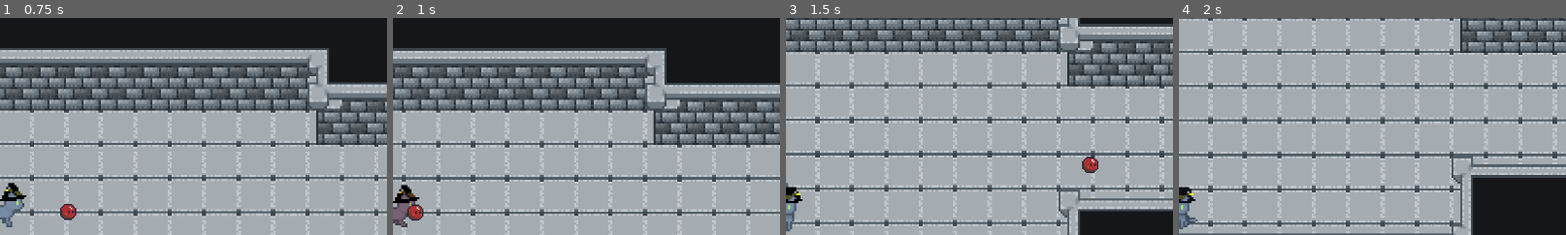
Above: before the commit, frames 1-4 (left to right).
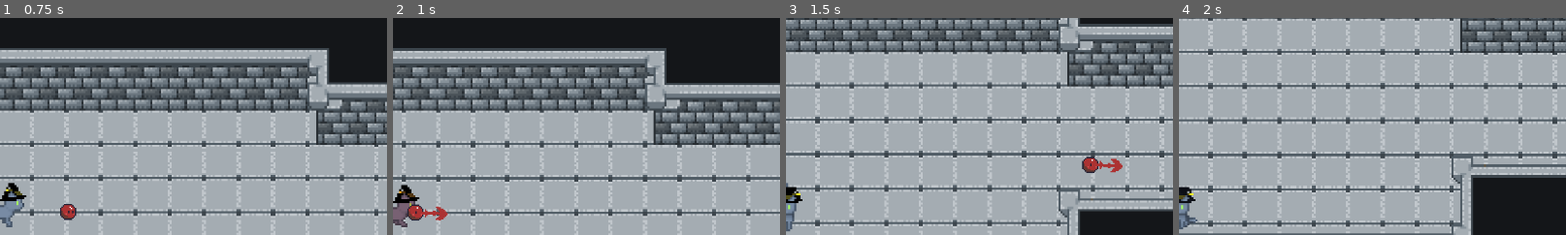
Above: after the commit, the same moments.

Repository: pablocoop/CC5408-Proyecto
Game: Godot game, scene res://scenes/level_1.tscn
The game is run twice, just before and just after one commit, with the same random seed, the same clock (stepped at 60 frames per second) and the same inputs. This scene is started directly instead of the project's main scene.
Inputs (mouse positions are % of the whole screen's width and height, from its top left):
- Up to frame 1 (0.75 s): move the mouse to (72, 45) at 0.52 s; hold D (move_right) from 0.53 s (still down); tap Space (attack) at 0.6 s
- Up to frame 2 (1 s): keep holding D (move_right)
- Up to frame 3 (1.5 s): move the mouse to (30, 55) at 1.27 s; release D (move_right) at 1.28 s; hold S (move_down) from 1.28 s (still down); right-click (30, 55) at 1.35 s
- Up to frame 4 (2 s): keep holding S (move_down)
The pictures show only the part of the screen within x 50-100%, y 6-55%; the shares and areas given below are measured in that part.

Frame 1 is identical in both runs. In frame 2, 0.2% of the frame differs, in the area x 6-15%, y 86-94%; in frame 3, 0.2%, in the area x 79-87%, y 64-72%; in frame 4, nothing differs.

Commit message:
feat: Add visual hit indicator to ball on damage
Introduces the _show_hit_indicator function to display a directional arrow when the ball is hit or takes damage, providing visual feedback for the direction of impact.

Diff:
--- a/scenes/ball.gd
+++ b/scenes/ball.gd
@@ -72,29 +72,43 @@
 	print("¡La pelota fue golpeada en posición ", target_position, "!")
 	var direction = global_position - target_position
 	_launch_ball(direction) ##### OPCIONAL
+	_show_hit_indicator(direction)
 
 
 # 3) Cuando te llaman con un vector de dirección:
 func take_damage(damage: float, from_direction: Vector2) -> void:
 	print("¡La pelota recibió daño con dirección ", from_direction, "!")
 	_launch_ball(from_direction)
+	_show_hit_indicator(from_direction)
 
 	# Calcular la distancia de offset teniendo en cuenta el scale aplicado
+	#var offset_distance := arrow_sprite.texture.get_width() * 0.5 * arrow_sprite.scale.x
+	#var offset := from_direction.normalized() * offset_distance
+#
+	#
+	## Posicionar la flecha desde el centro de la pelota
+	#indicator.position = Vector2.ZERO
+	#arrow_sprite.position = offset
+	#arrow_sprite.rotation = from_direction.angle()
+	#arrow_sprite.visible = true
+	#arrow_sprite.z_index = 10
+	#
+	## Mostrar flecha solo por feedback visual
+	#if from_direction.length() > 0:
+		#show_timer = show_duration
+		#
+func _show_hit_indicator(from_direction: Vector2) -> void:
+	if from_direction.length() == 0:
+		return
 	var offset_distance := arrow_sprite.texture.get_width() * 0.5 * arrow_sprite.scale.x
 	var offset := from_direction.normalized() * offset_distance
 
-
-	# Posicionar la flecha desde el centro de la pelota
 	indicator.position = Vector2.ZERO
 	arrow_sprite.position = offset
 	arrow_sprite.rotation = from_direction.angle()
 	arrow_sprite.visible = true
 	arrow_sprite.z_index = 10
-
-	# Mostrar flecha solo por feedback visual
-	if from_direction.length() > 0:
-		show_timer = show_duration
-
+	show_timer = show_duration
 
 
 func _emit_slow_motion_factor():
